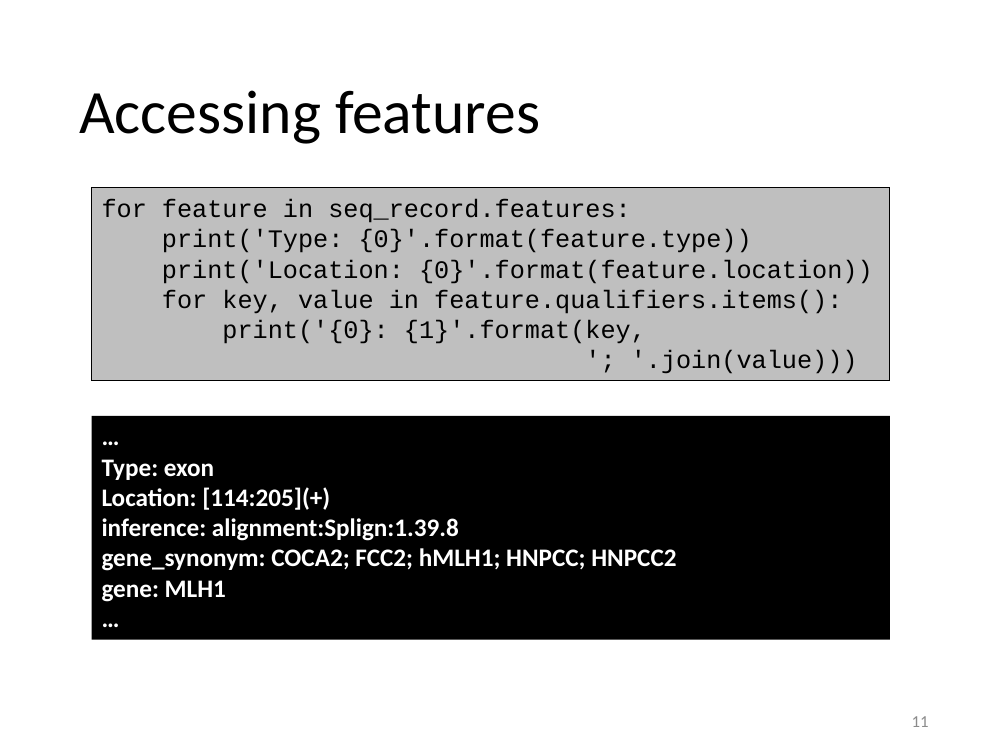
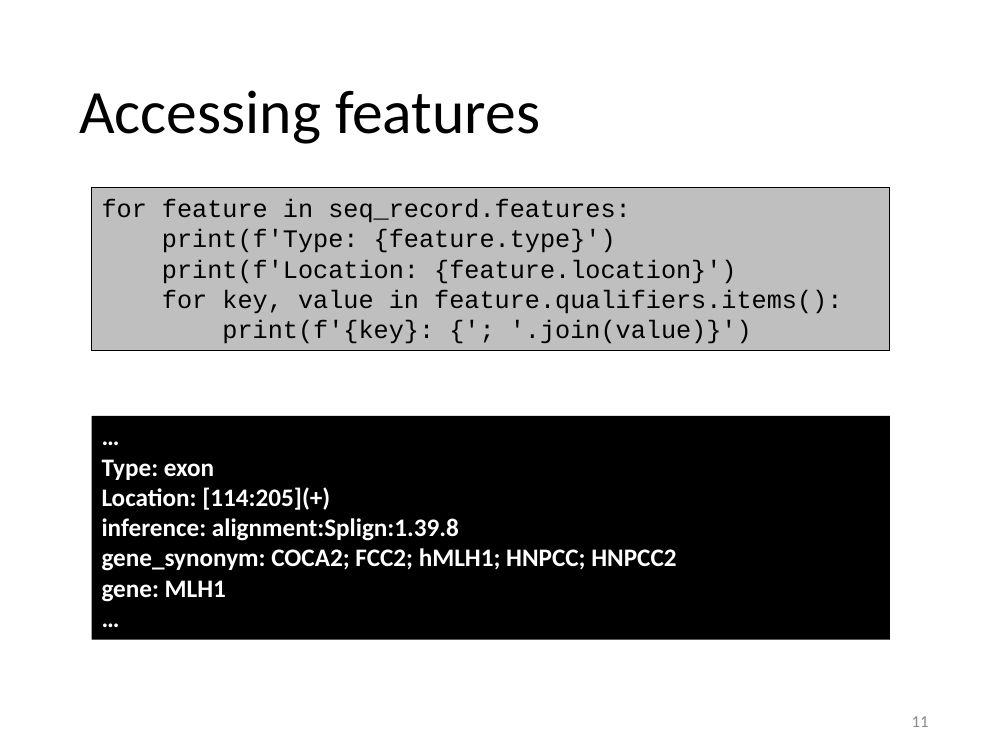
Before and after one commit to gjbex/training-material, a slide deck: slide 11 of Python/biopython.pptx. Drawn at 1008x756 pixels with LibreOffice and Linux fonts; fonts in the diff are those of the drawing. Boxes give left, top, right and bottom in pixels: in the first picture for what was removed or moved away, otherwise in the second. Text is boxed around its words. In the diff, an @@ line names an element or a change of style, - is before the commit and + after.

```diff
--- a/Python/biopython.pptx
+++ b/Python/biopython.pptx
@@ rectangle "for feature in seq_record.features:": place and size @@
-rectangle "for feature in seq_record.features:" at (92, 187, 890, 381)
+rectangle "for feature in seq_record.features:" at (92, 187, 890, 351)
@@ text in rectangle at (162, 229, 736, 284): text changed @@
-print('Type: {0}'.format(feature.type))
-print('Location: {0}'.format(feature.location))
+print(f'Type: {feature.type}')
+print(f'Location: {feature.location}')
@@ text in rectangle at (222, 320, 752, 344): text changed @@
-print('{0}: {1}'.format(key,
-'; '.join(value)))
+print(f'{key}: {'; '.join(value)}')
```
Also in this commit, not shown: 5 other slides changed.
